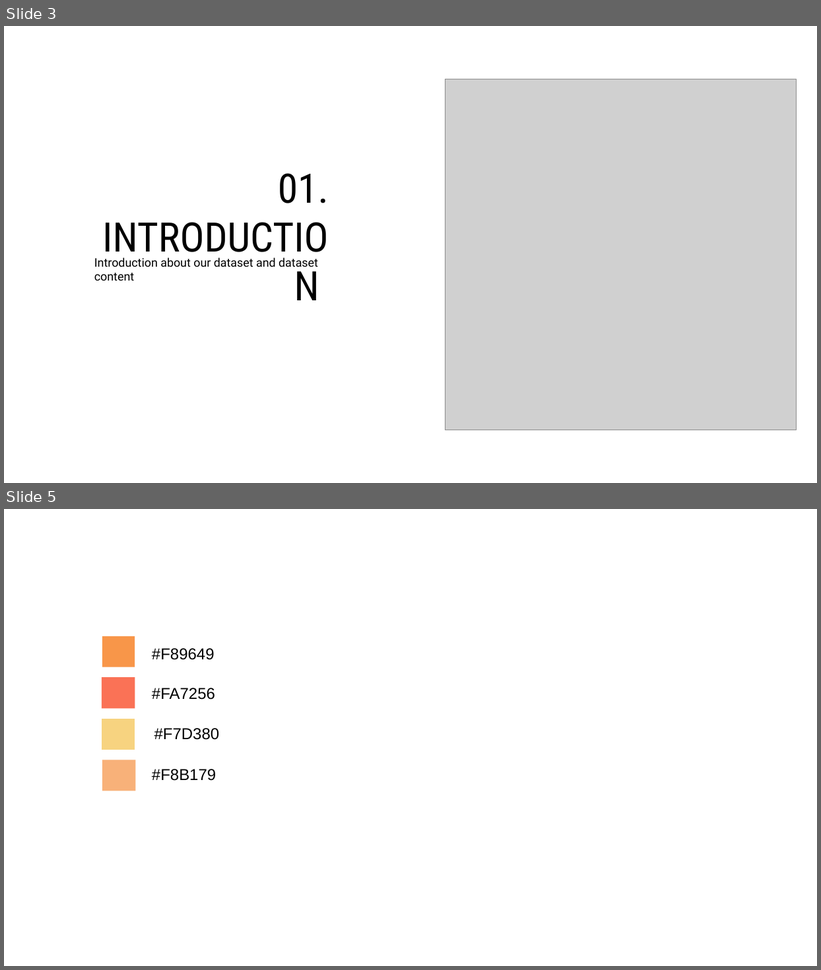
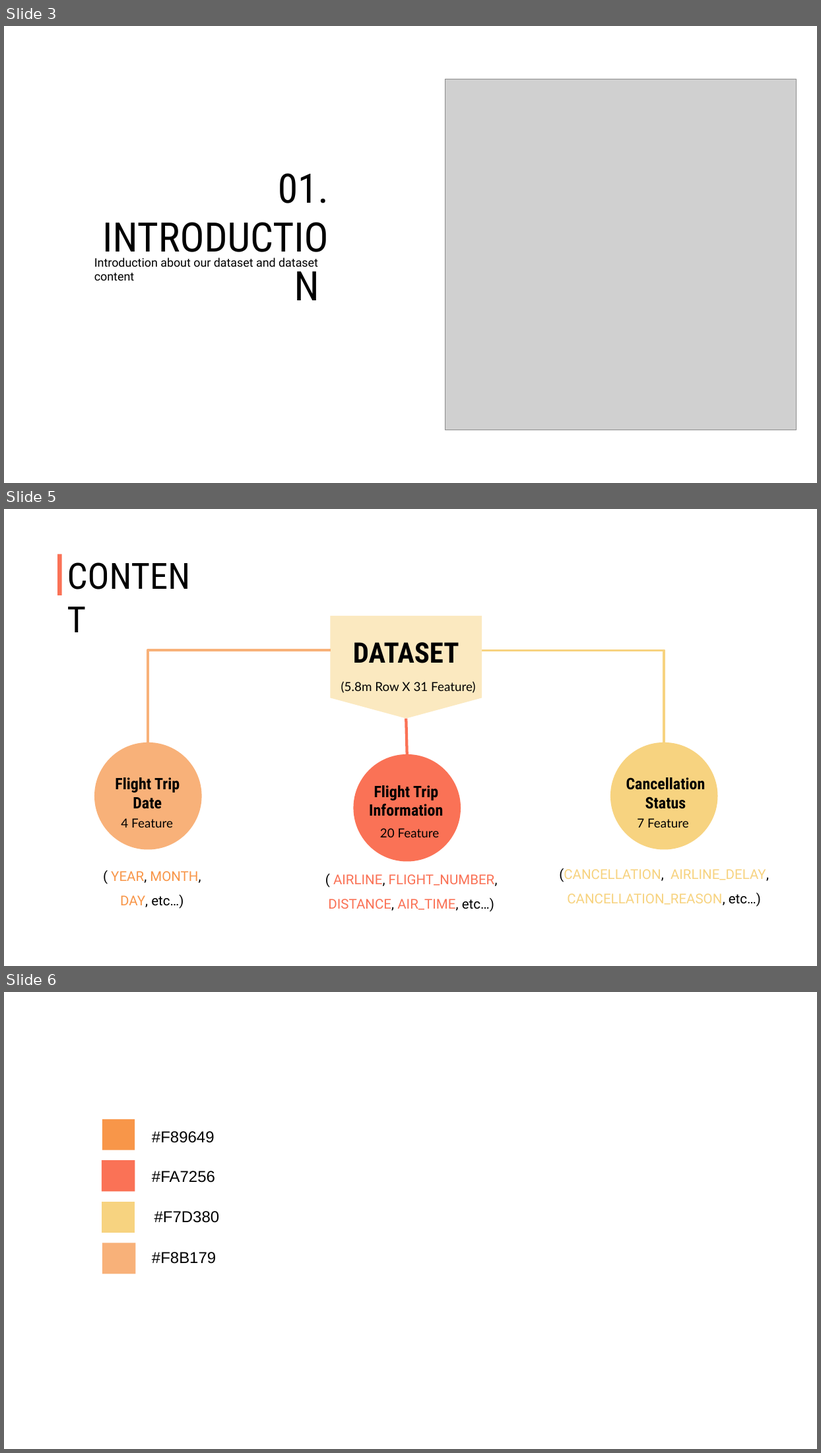
Before and after one commit to Yousef-Nasr/Flight-Cancellation-Classiffication, a slide deck: Flight Cancellation Presentation.pptx. Shown one above the other, each under a label of ours: slides 3 and 5 before the commit, slides 3, 5 and 6 after it; the slides between them are not shown. The pictures are 821x970 and 821x1453 pixels, drawn with LibreOffice and Linux fonts; fonts in the diff are those of the drawing; grey boxes stand for pictures. Boxes give left, top, right and bottom in pixels: in the first picture for what was removed or moved away, otherwise in the second. Text is boxed around its words. In the diff, an @@ line names an element or a change of style, - is before the commit and + after.

```diff
--- a/Flight Cancellation Presentation.pptx
+++ b/Flight Cancellation Presentation.pptx
@@ slide 5 added at (4, 509, 817, 966), background #FFFFFF @@
@@ rectangle added at (57, 554, 61, 595), fill #FA7256 @@
@@ text added at (59, 550, 208, 601), 32 pt, text #000000 @@
+CONTENT
@@ flow chart offpage connector added at (330, 615, 481, 718), fill #FBE9C0 @@
@@ text added at (353, 642, 459, 663), 25 pt, text #000000, bold @@
+DATASET
@@ elbow line added from (331, 650) to (148, 743), #F8B179 2.25 pt @@
@@ elbow line added from (476, 650) to (664, 743), #F7D380 2.25 pt @@
@@ text added at (341, 681, 475, 693), 11 pt, text #000000 @@
+(5.8m Row X 31 Feature)
@@ line added from (407, 755) to (407, 719), #FA7256 2.5 pt @@
@@ ellipse added at (94, 743, 201, 850), fill #F8B179 @@
@@ ellipse added at (611, 743, 718, 850), fill #F7D380 @@
@@ ellipse added at (354, 755, 461, 862), fill #FA7256 @@
@@ text added at (115, 778, 180, 809), 14 pt, text #000000, bold @@
+Flight Trip Date
@@ text added at (369, 786, 443, 817), 14 pt, text #000000, bold @@
+Flight Trip Information
@@ text added at (626, 778, 706, 809), 14 pt, text #000000, bold @@
+Cancellation Status
@@ text added at (121, 819, 173, 828), 11 pt, text #000000 @@
+4 Feature
@@ text added at (637, 819, 689, 828), 11 pt, text #000000 @@
+7 Feature
@@ text added at (380, 828, 440, 838), 11 pt, text #000000 @@
+20 Feature
@@ text added at (111, 871, 201, 909), 12 pt, text #F89649 @@
+( YEAR, MONTH, DAY, etc…)
@@ text added at (328, 875, 498, 912), 12 pt, text #FA7256 @@
+( AIRLINE, FLIGHT_NUMBER,
+DISTANCE, AIR_TIME, etc…)
@@ text added at (559, 868, 769, 907), 12 pt, text #F7D380 @@
+(CANCELLATION, AIRLINE_DELAY, CANCELLATION_REASON, etc…)
@@ what was slide 5 is now slide 6 @@
```
Also in this commit, not shown: 1 slide changed, 1 other slide added, 2 other files.
